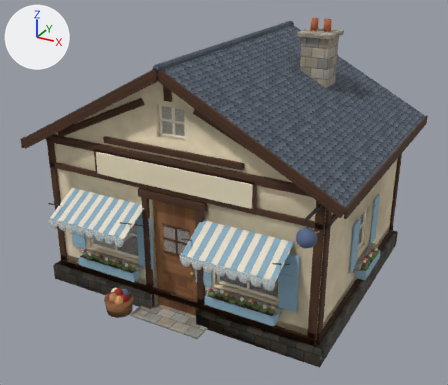
A saved change to the Blender file art/world_assets/town_buildings/shop/out/building_shop.blend.
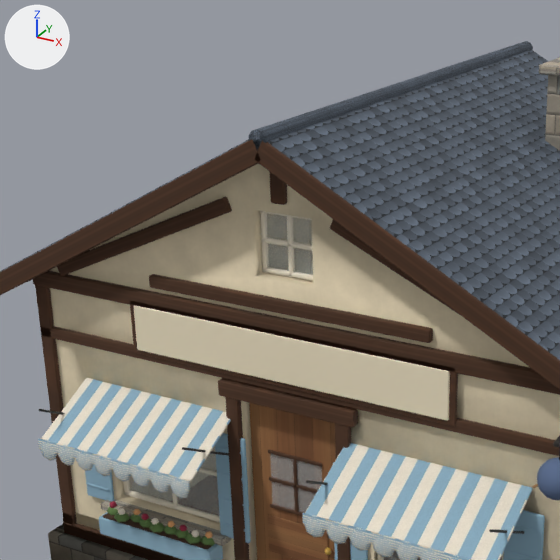
Each version is shown whole from a 50 mm lens placed at (5.97, -11.36, 7.38), pointed at (0.05, -0.58, 1.99), then close up on the part from 7% to 69% of the width and 0% to 72% of the height. Every picture has the same lights, and +X, +Y and +Z are marked at upper left. The older version's two pictures come first.

The first close-up shows 'door', 'roof', 'wall_front' and 1 more.
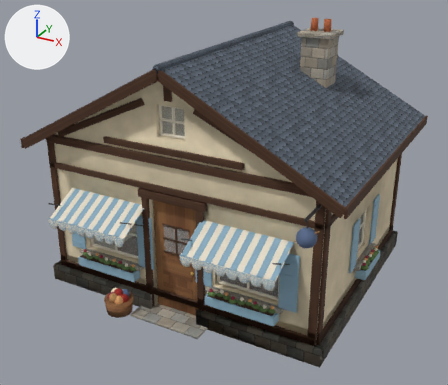
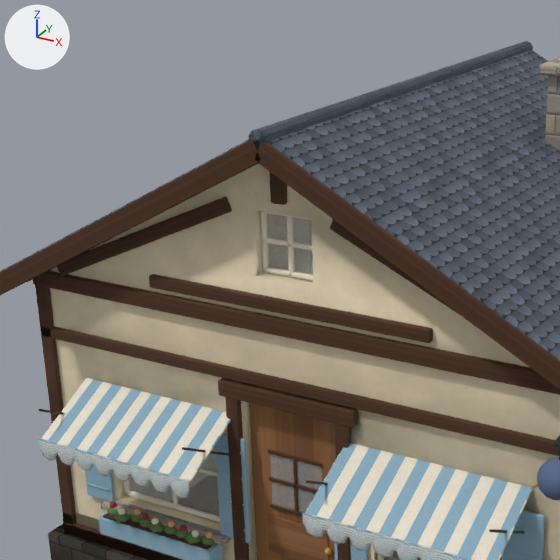
Boxes [x1, y1, x2, y2] around the edits, measured in the close-ups (560 x 560 px):
part 1 of me_building_shop_wall_front, deleted
    before: [133, 305, 450, 421]
part 2 of me_building_shop_wall_front, deleted
    before: [130, 301, 458, 427]

Patch to the scene script:
```diff
--- a/art/world_assets/town_buildings/shop/out/building_shop.blend.py
+++ b/art/world_assets/town_buildings/shop/out/building_shop.blend.py
@@ me_building_shop_wall_front @@
 # used by ob_wall_front; location = (0.0, 0.0, 0.0)
-me_building_shop_wall_front.from_pydata(...)  # 2844 vertices, 3155 faces; spans x -3.15..3.15, y -3.28..-2.3, z -0.03..5.0
+me_building_shop_wall_front.from_pydata(...)  # 2796 vertices, 3103 faces; spans x -3.15..3.15, y -3.28..-2.3, z -0.03..5.0
+# me_building_shop_wall_front part 1: the loose piece of 24 vertices spanning x -1.7..1.7, y -2.59..-2.53, z 2.79..3.25 is deleted
+# me_building_shop_wall_front part 2: the loose piece of 24 vertices spanning x -1.76..1.76, y -2.57..-2.53, z 2.74..3.3 is deleted
 me_building_shop_wall_front.materials.append(mat_walls_shop)
@@ me_building_shop_wall_front @@
 me_building_shop_wall_front.materials.append(mat_timber_shop)
-me_building_shop_wall_front.materials.append(mat_sign_shop)  # beige #efe2c4
 me_building_shop_wall_front.materials.append(mat_yarn1)
```
